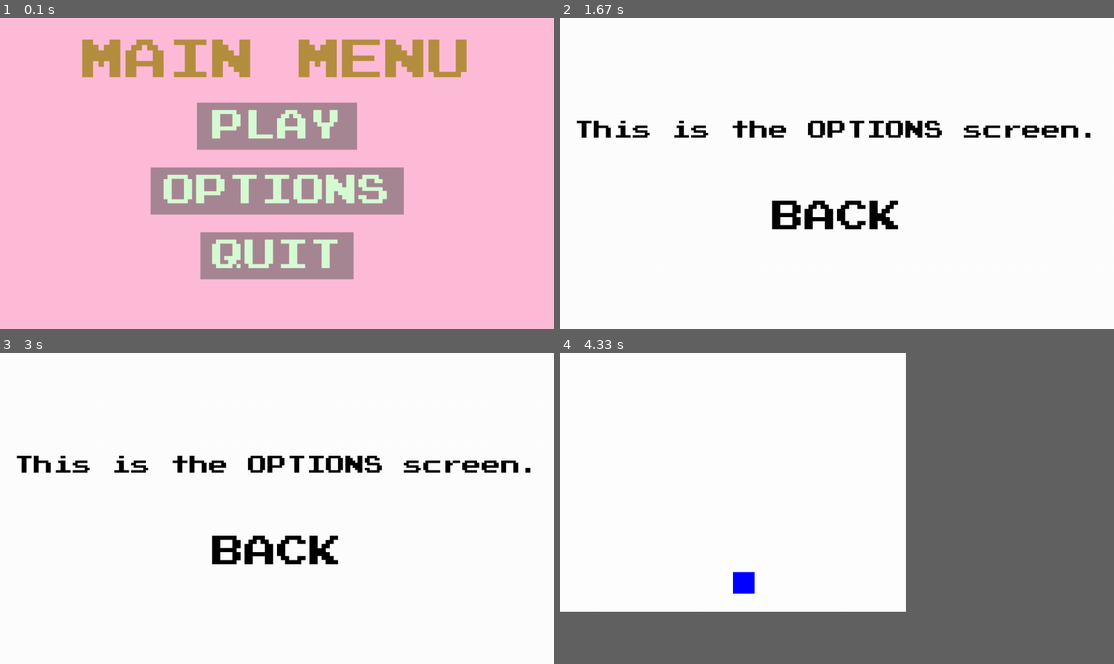
Above: before the commit, frames 1-4 (two rows, left to right).
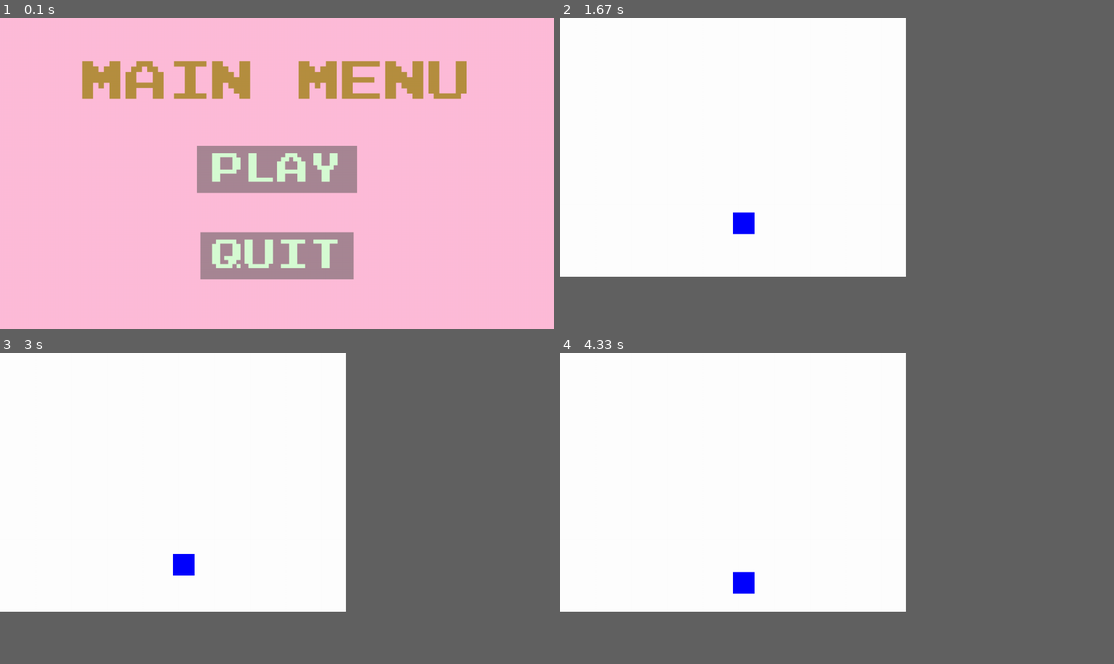
Above: after the commit, the same moments.

Repository: Solarfresh33/Projet-pygame-B2-2425
Game: pygame game, started from main.py
Same seed, same stepped clock (60 frames per second), same inputs: the game is played once before the commit and once after it.
Inputs (mouse positions are in pixels of both pictures, inside the frame that each line leads up to):
- Up to frame 1 (0.1 s): no input
- Up to frame 2 (1.67 s): click (837, 173) at 0.38 s; tap Space at 0.67 s; click (626, 207) at 1.05 s; click (770, 170) at 1.38 s
- Up to frame 3 (3 s): click (88, 430) at 1.72 s; click (177, 508) at 2.05 s; tap Space at 2.4, 2.7 s; click (116, 396) at 2.88 s
- Up to frame 4 (4.33 s): click (853, 552) at 3.22 s; click (859, 461) at 3.55 s; click (626, 449) at 3.88 s; tap Space at 4.23 s
In our replay, in frame 2 the window is 900x506 before the commit and 562x421 after it. These sizes can differ from the game's own. Grey fills any space a smaller window leaves; there, only what the larger window draws over its background counts as a difference.

The runs differ from the first frame. In frame 1, 18% of the frame differs, in the area x 14-85%, y 6-64%; in frame 2, 3.6%; in frame 3, 3.6%; in frame 4, nothing differs.

Commit message:
rééquilibrage du menu

Diff:
--- a/main.py
+++ b/main.py
@@ -1,6 +1,7 @@
 import pygame
 import sys
 from button import Button
+
 # Initialisation de Pygame
 pygame.init()
 
@@ -57,6 +58,11 @@
                 is_jumping = True
                 velocity_y = -jump_velocity
 
+            # Quitter le jeu avec la touche Echap
+            if keys[pygame.K_ESCAPE]:
+                exit()
+                break
+
             # Gestion de la gravité et du saut
             if is_jumping:
                 player_y += velocity_y  # Appliquer la vitesse verticale
@@ -80,32 +86,6 @@
                     sys.exit()
             pygame.display.update()
 
-def options():
-    while True:
-        OPTIONS_MOUSE_POS = pygame.mouse.get_pos()
-
-        SCREEN.fill("white")
-
-        OPTIONS_TEXT = get_font(45).render("This is the OPTIONS screen.", True, "Black")
-        OPTIONS_RECT = OPTIONS_TEXT.get_rect(center=(640, 260))
-        SCREEN.blit(OPTIONS_TEXT, OPTIONS_RECT)
-
-        OPTIONS_BACK = Button(image=None, pos=(640, 460),
-                            text_input="BACK", font=get_font(75), base_color="Black", hovering_color="Green")
-
-        OPTIONS_BACK.changeColor(OPTIONS_MOUSE_POS)
-        OPTIONS_BACK.update(SCREEN)
-
-        for event in pygame.event.get():
-            if event.type == pygame.QUIT:
-                pygame.quit()
-                sys.exit()
-            if event.type == pygame.MOUSEBUTTONDOWN:
-                if OPTIONS_BACK.checkForInput(OPTIONS_MOUSE_POS):
-                    main_menu()
-
-        pygame.display.update()
-
 def main_menu():
     while True:
         SCREEN.blit(BG, (0, 0))
@@ -113,18 +93,16 @@
         MENU_MOUSE_POS = pygame.mouse.get_pos()
 
         MENU_TEXT = get_font(100).render("MAIN MENU", True, "#b68f40")
-        MENU_RECT = MENU_TEXT.get_rect(center=(640, 100))
+        MENU_RECT = MENU_TEXT.get_rect(center=(640, 150))
 
-        PLAY_BUTTON = Button(image=pygame.image.load("assets/Play Rect.png"), pos=(640, 250),
+        PLAY_BUTTON = Button(image=pygame.image.load("assets/Play Rect.png"), pos=(640, 350),
                             text_input="PLAY", font=get_font(75), base_color="#d7fcd4", hovering_color="White")
-        OPTIONS_BUTTON = Button(image=pygame.image.load("assets/Options Rect.png"), pos=(640, 400),
-                            text_input="OPTIONS", font=get_font(75), base_color="#d7fcd4", hovering_color="White")
         QUIT_BUTTON = Button(image=pygame.image.load("assets/Quit Rect.png"), pos=(640, 550),
                             text_input="QUIT", font=get_font(75), base_color="#d7fcd4", hovering_color="White")
 
         SCREEN.blit(MENU_TEXT, MENU_RECT)
 
-        for button in [PLAY_BUTTON, OPTIONS_BUTTON, QUIT_BUTTON]:
+        for button in [PLAY_BUTTON, QUIT_BUTTON]:
             button.changeColor(MENU_MOUSE_POS)
             button.update(SCREEN)
 
@@ -135,12 +113,8 @@
             if event.type == pygame.MOUSEBUTTONDOWN:
                 if PLAY_BUTTON.checkForInput(MENU_MOUSE_POS):
                     play()
-                if OPTIONS_BUTTON.checkForInput(MENU_MOUSE_POS):
-                    options()
                 if QUIT_BUTTON.checkForInput(MENU_MOUSE_POS):
                     pygame.quit()
                     sys.exit()
-
         pygame.display.update()
-
 main_menu()
